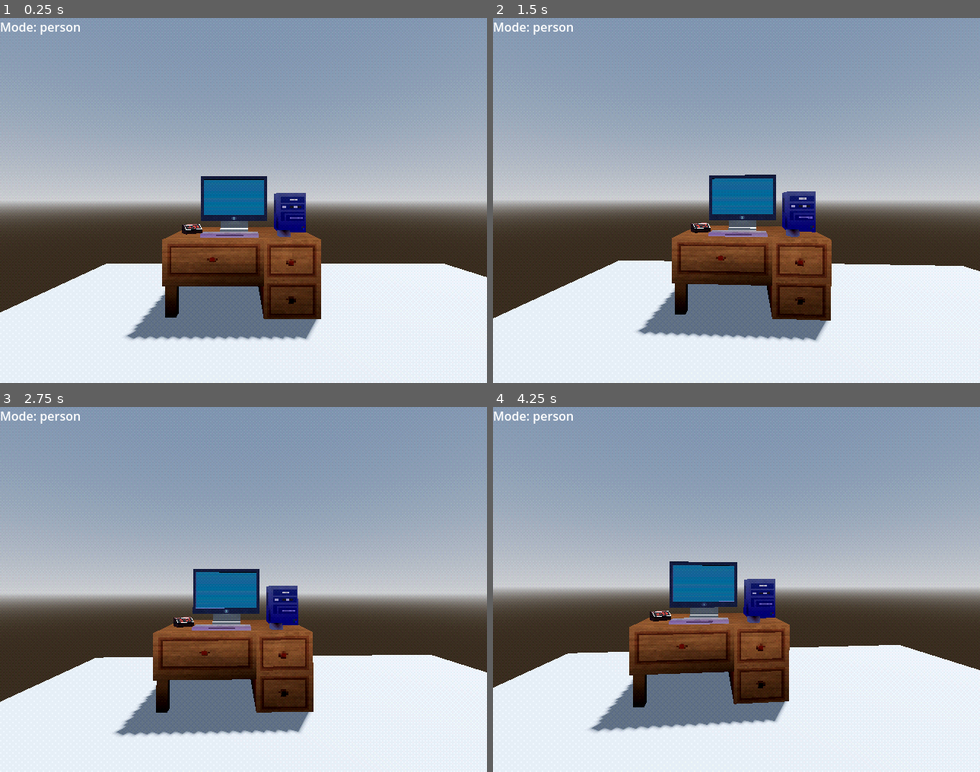
Above: before the commit, frames 1-4 (two rows, left to right).
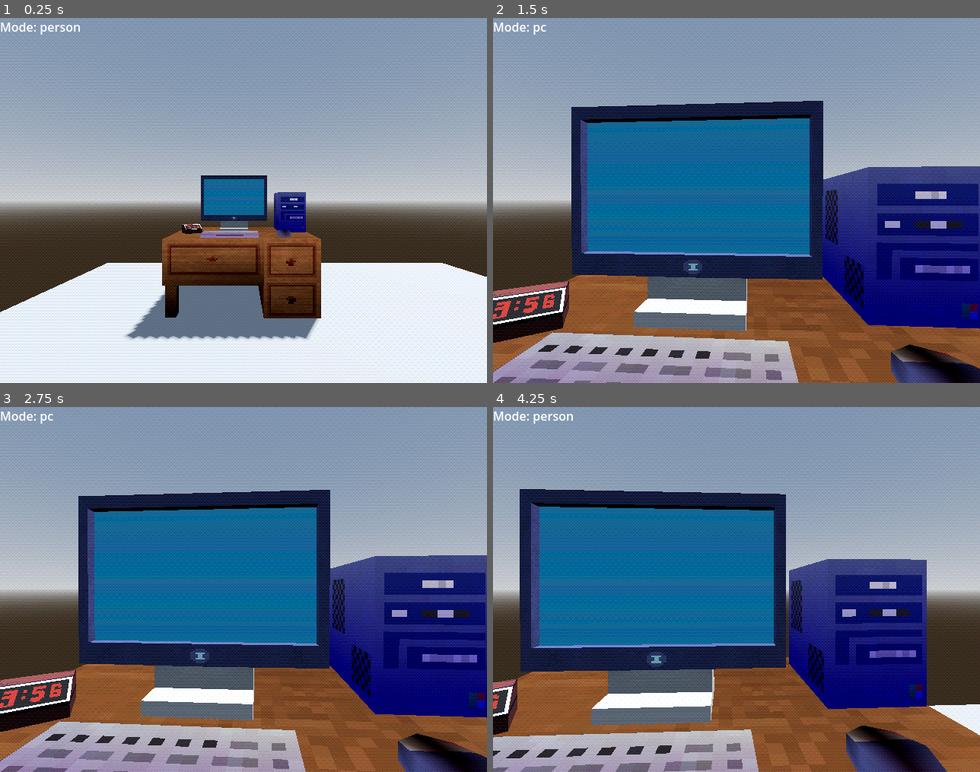
Above: after the commit, the same moments.

Repository: chrisguayara/horror_online
Game: Godot game, scene res://scenes/main.tscn
Same seed, same stepped clock (60 frames per second), same inputs: the game is played once before the commit and once after it.
Inputs (mouse positions are in pixels of both pictures, inside the frame that each line leads up to):
- Up to frame 1 (0.25 s): no input
- Up to frame 2 (1.5 s): tap Enter at 0.5 s; move the mouse to (760, 200) at 0.52 s; hold W (up) from 0.53 s (still down); tap Space (jump) at 0.6, 0.77, 1.07 s; move the mouse to (712, 200) at 1.27 s; tap E (interact) at 1.35 s
- Up to frame 3 (2.75 s): keep holding W (up); tap Space (jump) at 1.52, 1.55, 1.82, 2, 2.1 s; move the mouse to (253, 582) at 2.02 s
- Up to frame 4 (4.25 s): keep holding W (up); tap Enter at 2.75 s; move the mouse to (731, 596) at 2.77 s; tap E (interact) at 2.85 s; tap Space (jump) at 3.02, 3.05, 3.32, 3.6, 3.77, 4.07 s; move the mouse to (775, 593) at 3.52 s

The runs differ from the first frame. In frame 1, 0.7% of the frame differs, in the area x 0-100%, y 43-89%; in frame 2, 61%; in frame 3, 62%; in frame 4, 62%, in the area x 0-100%, y 22-100%.
Error before the commit: Parse Error: Expected end of statement after variable declaration, found "`" instead. (res://scripts/player.gd:13)

Commit message:
layoutcommit

Diff:
--- a/scenes/main.tscn
+++ b/scenes/main.tscn
@@ -86,9 +86,6 @@
 
 [node name="player" parent="." node_paths=PackedStringArray("floor_marker") instance=ExtResource("1_o5qli")]
 transform = Transform3D(1, 0, 0, 0, 1, 0, 0, 0, 1, 0, 1, 3.74523)
-speed = null
-jump_velocity = null
-gravity = null
 floor_marker = NodePath("../House/setup/PC/FloorMarker")
 
 [node name="inventory" type="Node3D" parent="player"]
--- a/scripts/player.gd
+++ b/scripts/player.gd
@@ -10,7 +10,7 @@
 @onready var inventorymanager = $inventory
 @export var floor_marker : Marker3D
 
-var prevLocation : Vector3`
+var prevLocation : Vector3
 
 
 func _physics_process(delta: float) -> void:
--- a/shaders/ps1_post_process.gdshader
+++ b/shaders/ps1_post_process.gdshader
@@ -19,7 +19,7 @@
 	int y = int(mod(virtual_pos.y, 4.0));x;
 	int index = y *4 + x;
 
-	float dither_offset = (ps1_dither[index]/ 8.0);
+	float dither_offset = (ps1_dither[index]/ 4.0);
 
 	vec3 quantized_color = floor((screen_color * 255.0)/ 8.0 + dither_offset)/ 31.0;
 
